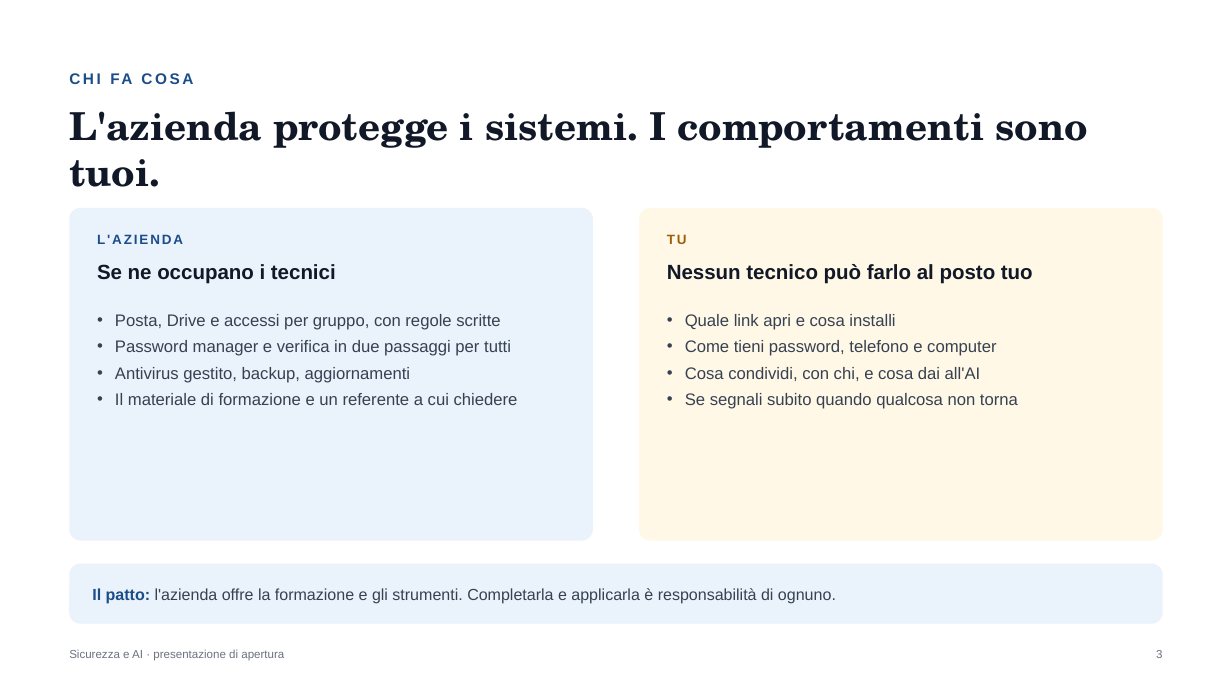
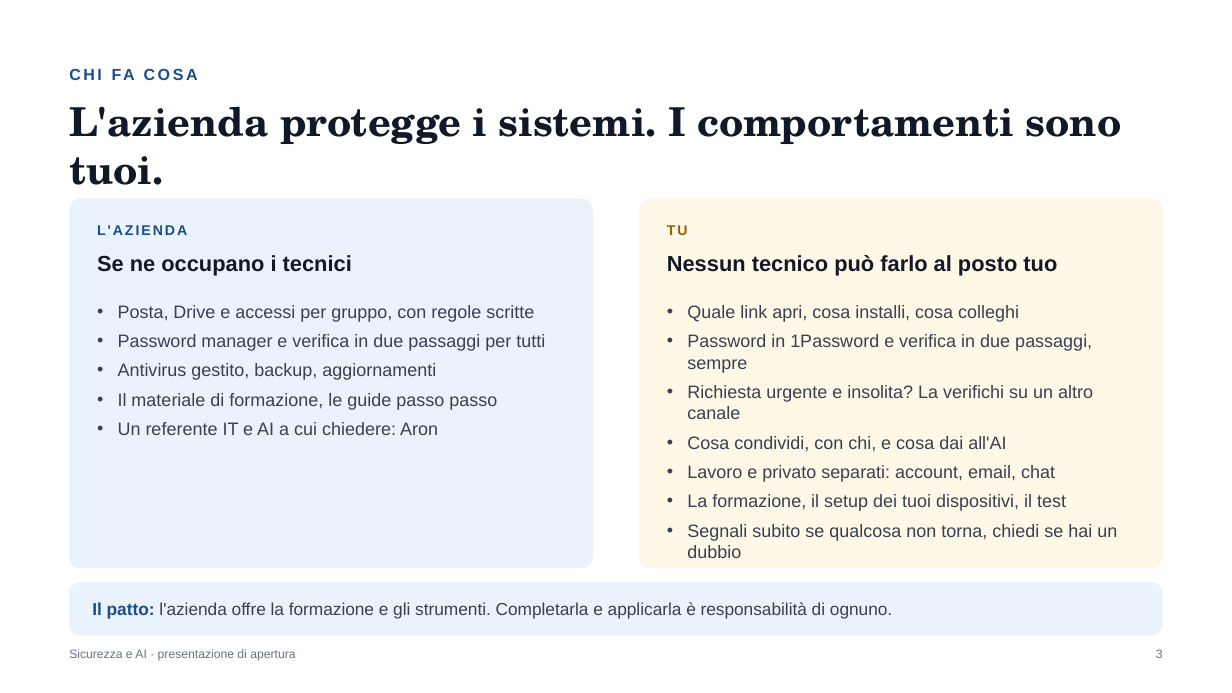
Before and after one commit to Mr-Hodler/IT-Security-AI-CrossCompany, a slide deck: slide 3 of Presentazione di apertura, Sicurezza e AI.pptx. Drawn at 1232x693 pixels with LibreOffice and Linux fonts; fonts in the diff are those of the drawing. Boxes give left, top, right and bottom in pixels: in the first picture for what was removed or moved away, otherwise in the second. Text is boxed around its words. In the diff, an @@ line names an element or a change of style, - is before the commit and + after.

Commit message:
Parte 2 v1.7 tech stack opzionale e guida 1Password, AI Parte 1 v1.4 tutorial skill e connettori, apertura v2

```diff
--- a/Presentazione di apertura, Sicurezza e AI.pptx
+++ b/Presentazione di apertura, Sicurezza e AI.pptx
@@ text "CHI FA COSA" at (848,436,934,452): size 12 to 12.5 pt @@
@@ text "L'azienda protegge i sistemi. I ..." at (69,106,1122,185): size 30 to 31 pt @@
@@ rounded rectangle: place and size @@
-rounded rectangle at (69,208,593,541)
+rounded rectangle at (69,199,593,568)
@@ rounded rectangle: place and size @@
-rounded rectangle at (640,208,1164,541)
+rounded rectangle at (640,199,1164,568)
@@ text "L'AZIENDA" at (97,225,187,235): size 10.5 to 11 pt @@
@@ text "TU" at (667,225,688,235): size 10.5 to 11 pt @@
@@ text "Se ne occupano i tecnici" at (97,255,352,276): size 16 to 17 pt @@
@@ 4 texts: place and size @@
-4 texts at (97,234,1033,284)
+4 texts at (97,225,1057,276)
@@ text "Nessun tecnico può farlo al ..." at (667,255,1057,276): size 16 to 17 pt @@
@@ text "Posta, Drive e accessi per ...": place and size @@
-text "Posta, Drive e accessi per ..." at (115,314,518,405)
+text "Posta, Drive e accessi per ..." at (118,305,545,435)
@@ text at (118,305,545,380): size 13 to 14 pt in "Posta, Drive e accessi per gruppo, con ...", "Password manager e verifica in due passaggi ...", "Antivirus gestito, backup, aggiornamenti"; indent changed; more space between paragraphs @@
@@ text "Quale link apri, cosa installi, ...": place and size @@
-text "Quale link apri, cosa installi, ..." at (685,314,1018,409)
+text "Quale link apri, cosa installi, ..." at (687,305,1117,558)
@@ text at (687,305,1093,419): text changed; size 13 to 14 pt @@
-• Quale link apri e cosa installi
-• Come tieni password, telefono e computer
+• Quale link apri, cosa installi, cosa colleghi
+• Password in 1Password e verifica in due passaggi, sempre
+• Richiesta urgente e insolita? La verifichi su un altro canale
@@ text at (118,393,497,435): text changed; size 13 to 14 pt @@
-• Il materiale di formazione e un referente a cui chiedere
+• Il materiale di formazione, le guide passo passo
+• Un referente IT e AI a cui chiedere: Aron
@@ text at (687,436,1006,452): size 13 to 14 pt in "Cosa condividi, con chi, e cosa dai ..."; indent changed; more space between paragraphs @@
@@ text at (687,465,1117,558): text changed; size 13 to 14 pt @@
-• Se segnali subito quando qualcosa non torna
+• Lavoro e privato separati: account, email, chat
+• La formazione, il setup dei tuoi dispositivi, il test
+• Segnali subito se qualcosa non torna, chiedi se hai un dubbio
@@ proportions changed in 3 elements at (69,199,593,568), (640,199,1164,568), (69,582,1163,636) @@
@@ rounded rectangle: place and size @@
-rounded rectangle at (69,564,1163,624)
+rounded rectangle at (69,582,1163,636)
@@ text "Il patto: l'azienda offre la ...": place and size @@
-text "Il patto: l'azienda offre la ..." at (92,588,836,604)
+text "Il patto: l'azienda offre la ..." at (92,602,892,619)
@@ text "Il patto: l'azienda offre la ..." at (92,602,892,619): size 12.5 to 13.5 pt @@
@@ text "Sicurezza e AI · presentazione ..." at (69,649,295,661): size 9 to 9.5 pt @@
```
Also in this commit, not shown: 7 other slides changed, 1 slide added, 3 slides removed, 4 other files.
